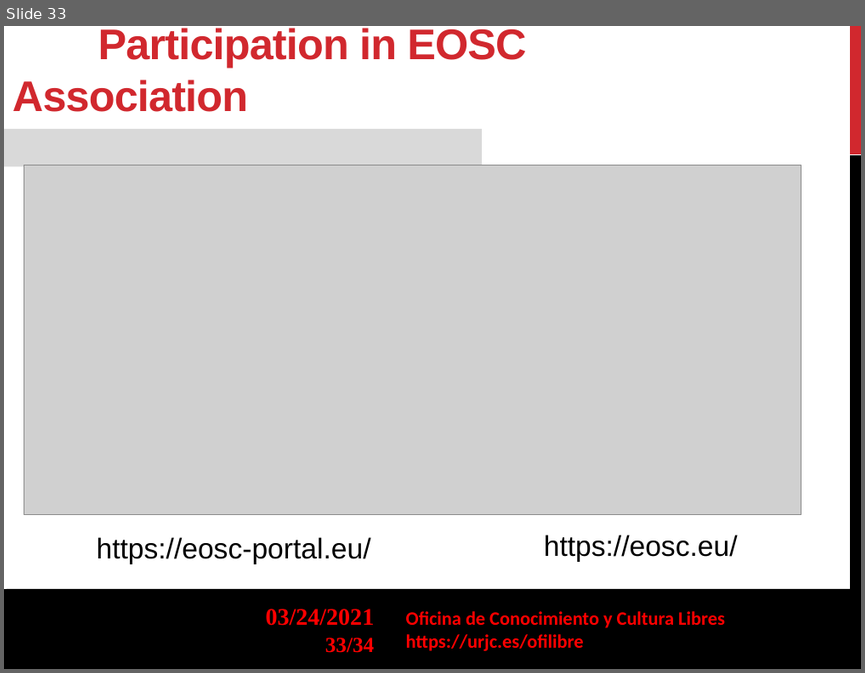
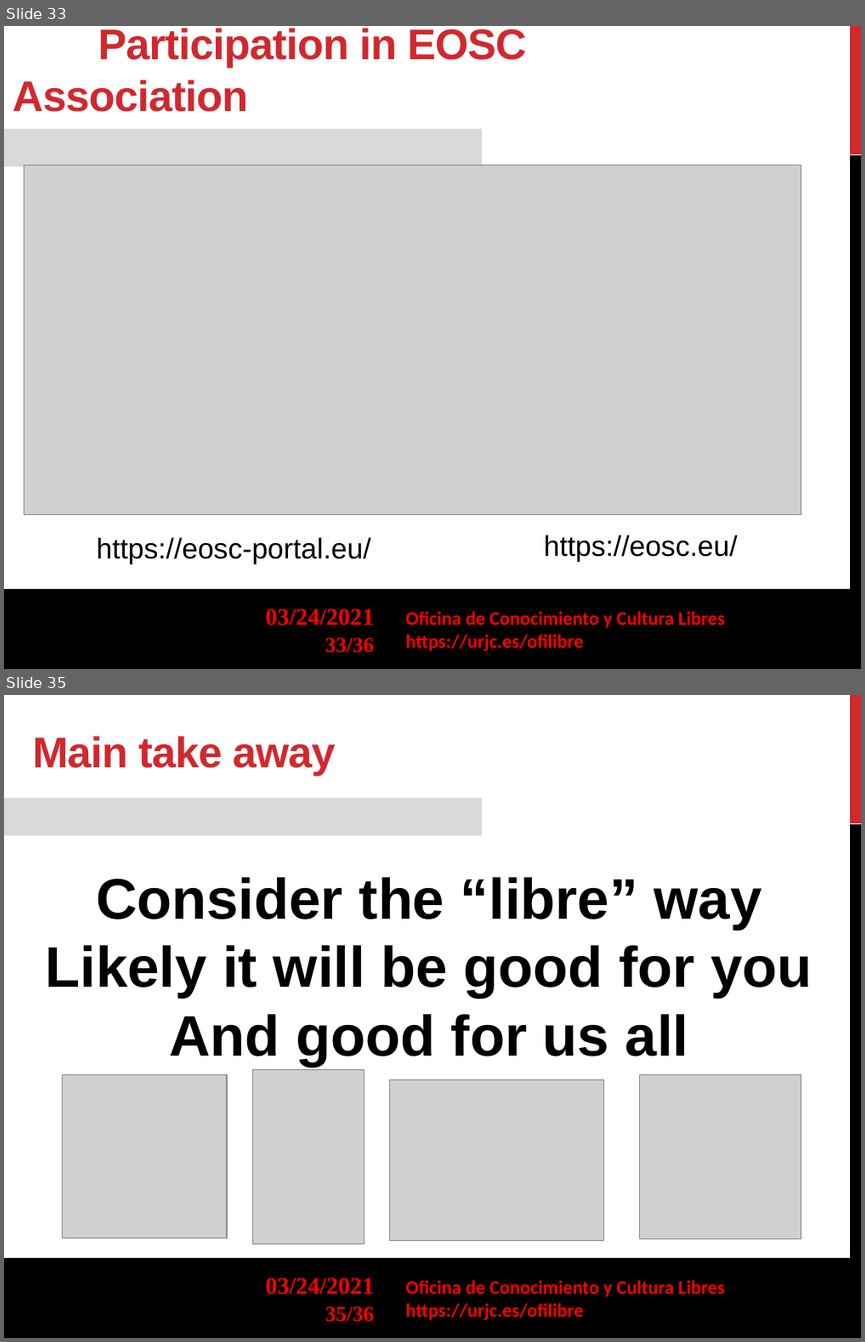
Before and after one commit to gabrielIzquierdo/OfiLibreGabri.github.io, a slide deck: transpas/ofilibre/Ofilibre-presentacion-en.odp. Shown one above the other, each under a label of ours: slide 33 before the commit, slides 33 and 35 after it; the slides between them are not shown. The pictures are 865x673 and 865x1342 pixels, drawn with LibreOffice and Linux fonts; fonts in the diff are those of the drawing; grey boxes stand for pictures; background and template pictures are left out. Boxes give left, top, right and bottom in pixels: in the first picture for what was removed or moved away, otherwise in the second. Text is boxed around its words. In the diff, an @@ line names an element or a change of style, - is before the commit and + after.

Commit message:
Latest version for the English version of the OfiLibre presentation

```diff
--- a/transpas/ofilibre/Ofilibre-presentacion-en.odp
+++ b/transpas/ofilibre/Ofilibre-presentacion-en.odp
@@ slide 35 added at [4, 695, 861, 1338], background #FFFFFF; not listed: 7 template elements that a slide beside it also shows @@
@@ text added at [33, 736, 336, 776], 36 pt, text #D1282E, bold @@
+Main take away
@@ text added at [45, 877, 812, 1066], 48 pt, text #000000, bold @@
+Consider the “libre” way
+Likely it will be good for you
+And good for us all
@@ picture added at [63, 1075, 227, 1237] @@
@@ picture added at [252, 1069, 364, 1243] @@
@@ picture added at [640, 1075, 800, 1238] @@
@@ picture added at [390, 1080, 604, 1241] @@
@@ page number at [325, 637, 374, 652]: text changed @@
-33/34
+33/36
```
Also in this commit, not shown: 3 slides changed, 1 other slide added, 1 other file.
